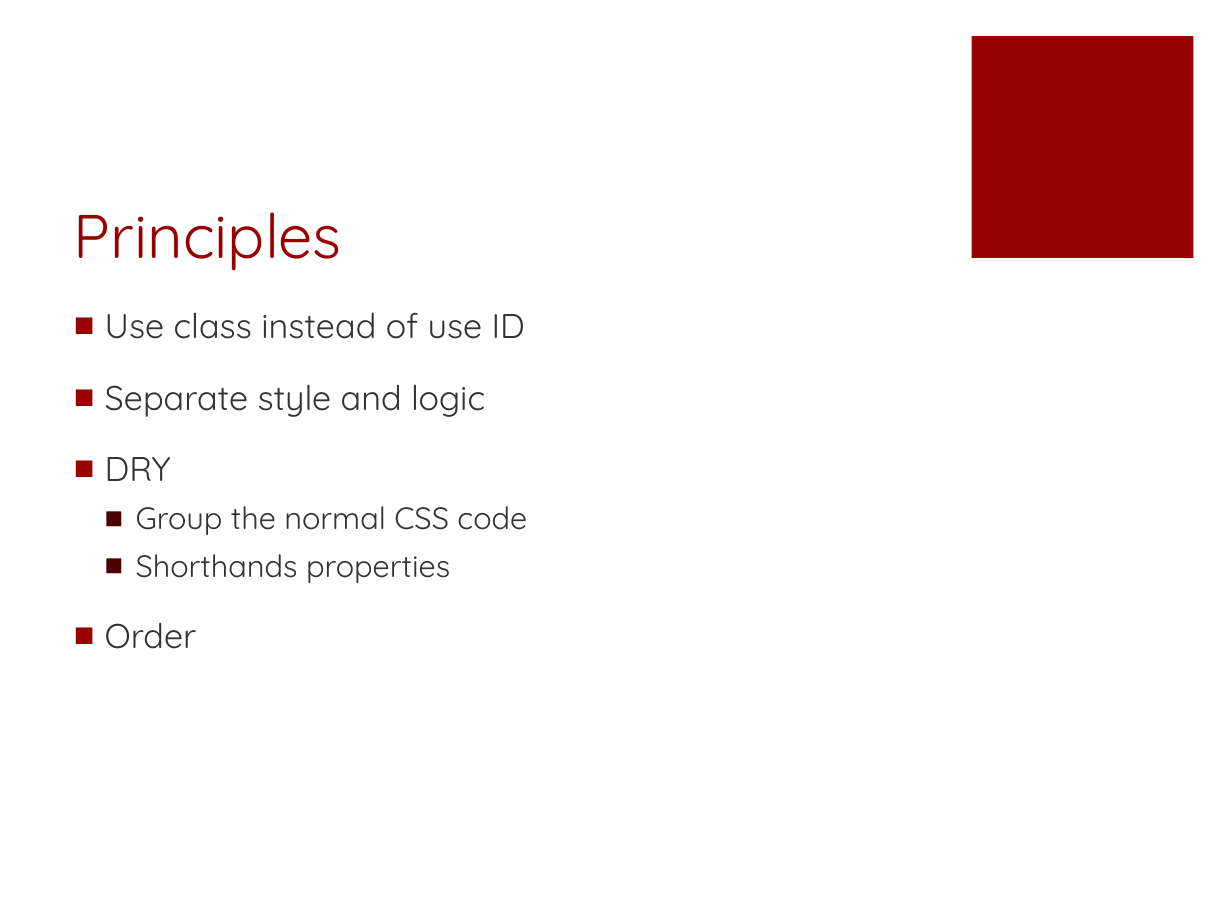
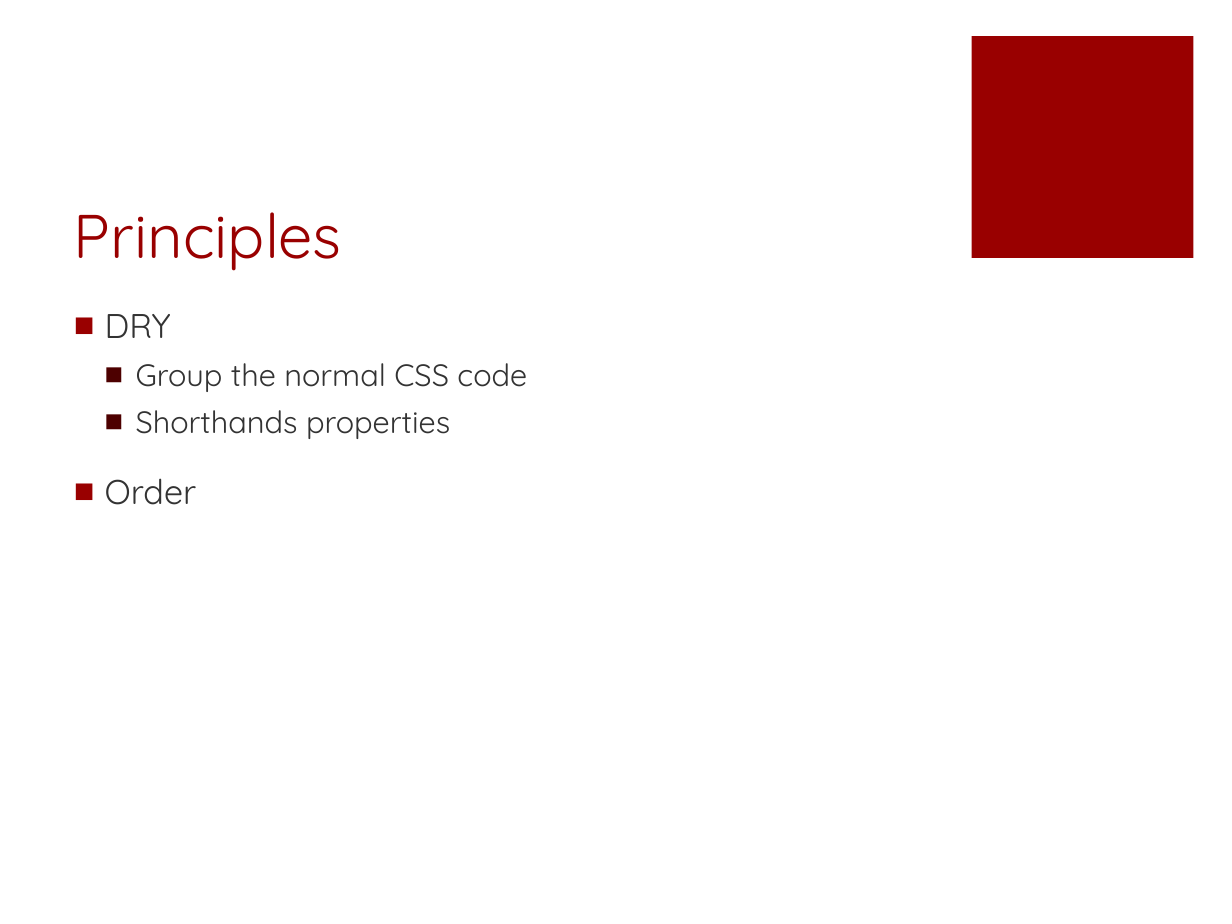
Before and after one commit to fuying/frondendtraining, a slide deck: slide 16 of CSS/CSS.pptx (slide 19 before the commit). Drawn at 1232x924 pixels with LibreOffice and Linux fonts; fonts in the diff are those of the drawing. Boxes give left, top, right and bottom in pixels: in the first picture for what was removed or moved away, otherwise in the second. Text is boxed around its words. In the diff, an @@ line names an element or a change of style, - is before the commit and + after.

```diff
--- a/CSS/CSS.pptx
+++ b/CSS/CSS.pptx
@@ text at (x1=105, y1=312, x2=525, y2=417): paragraphs removed @@
-■ Use class instead of use ID
-■ Separate style and logic
```
Also in this commit, not shown: 1 slide added, 5 slides removed.
